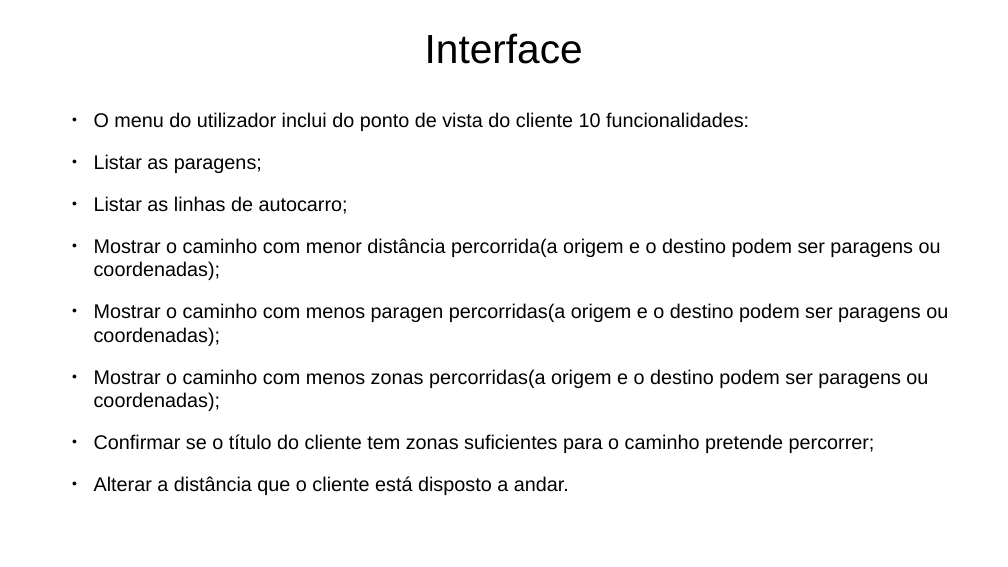
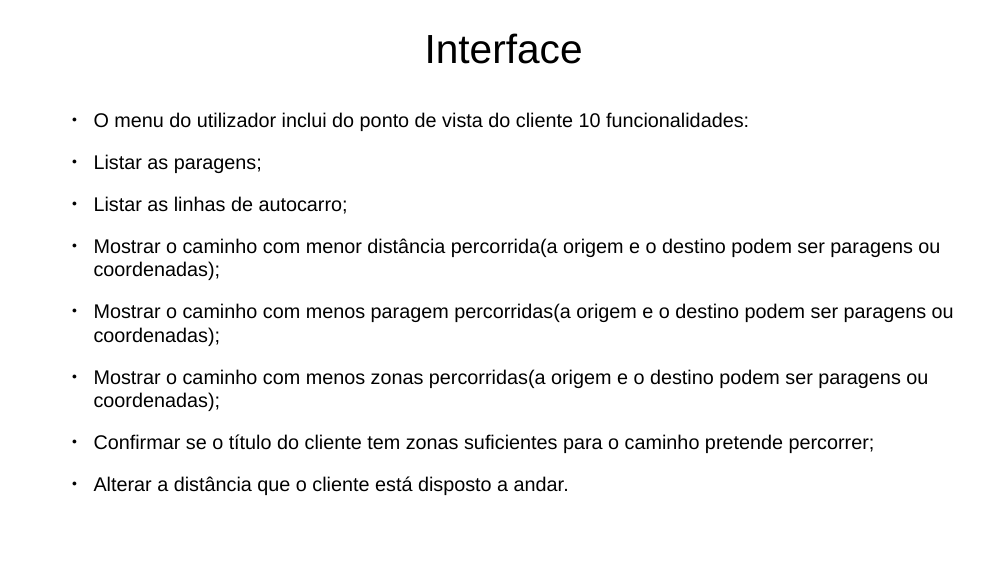
Before and after one commit to Naapperas/feup-aed-proj2, a slide deck: slide 11 of Apresentação.pptx (slide 9 before the commit). Drawn at 1008x567 pixels with LibreOffice and Linux fonts; fonts in the diff are those of the drawing. Boxes give left, top, right and bottom in pixels: in the first picture for what was removed or moved away, otherwise in the second. Text is boxed around its words. In the diff, an @@ line names an element or a change of style, - is before the commit and + after.

```diff
--- a/Apresentação.pptx
+++ b/Apresentação.pptx
@@ text at (x1=94, y1=303, x2=954, y2=346): text changed @@
-  ● Mostrar o caminho com menos paragen percorridas(a origem e o destino podem ser paragens ou coordenadas);
+  ● Mostrar o caminho com menos paragem percorridas(a origem e o destino podem ser paragens ou coordenadas);
```
Also in this commit, not shown: 4 other slides changed, 3 slides added, 1 slide removed.
